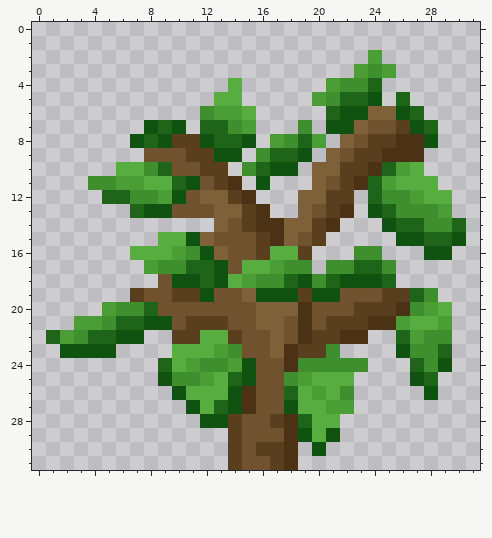
Pixel-art sprite -- textures/blocks/sapling_oak.png. The picture above was drawn from the file before the commit.
The file is 32x32 pixels.
After the commit:
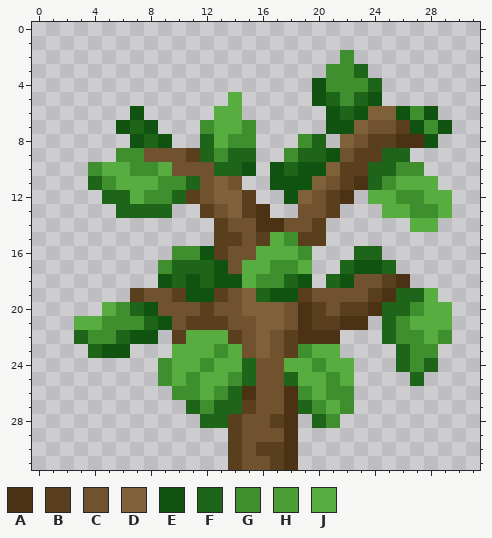
Palette (. is transparent): A #4c3214  B #5a3f1e  C #70532e  D #7f6139  E #105210  F #1f6519  G #408f2f  H #4b9d36  J #57ad3f
The commit says: Autopush passed textures from 2025-05-02
Change:
Changed rows in their new state; - is an unchanged pixel.
first column x 1:
 2 ---------------------G-.------
 3 --------------------GGF..-----
 4 -------------.-----EG---------
 5 ------------.------EFG---.----
 6 ------E----.JJ.-----EF----GE--
 7 -----EF-..-GJJG---.--------GE-
 8 ---------..FJGG-..GF----------
 9 -----GG----FGFF..GFFE---FF.---
10 ---GJ-G-J--CFFE.-FEE---F-GG---
11 ---F-JJ-GGF-DC-.EEE-----G-----
12 ------J-GFBC-DB--E-C-A-JJ-G---
13 -----F-FF..BC-----C--.-.JJ--J-
14 ------------B-C--CC-.---..JJ..
15 --------....BB--JGB------.....
16 ------...G--B--J--G---FF---..-
17 -------.-F------G-J-.FEEF-----
18 --------EF---EJ----.--CCBA----
19 ----------E-B--F---CC--BAF-J--
20 ----J-FE---B--D--C-B-B-AFF-J--
21 --JJ-GGF-----------B-AA.FG--J-
22 ..FGGF-E--J----DCB-AA..-FGGJ--
23 -..F-E------GJ-DCBGJJ----F--.-
24 --------G-J-JJF--JJ-JJ.--FGF.-
25 --------GJ-J-GF--FJ-G-----F.--
26 ---------GG-GF---AGJG------.--
27 ----------FG-FB--AFGJG--------
28 -----------FF-----.FG---------
29 ------------------...---------
30 -------------------.----------
Changed places in both pictures, as pixel boxes (x1, y1, x2, y2):
changed: (46, 50, 466, 456)
